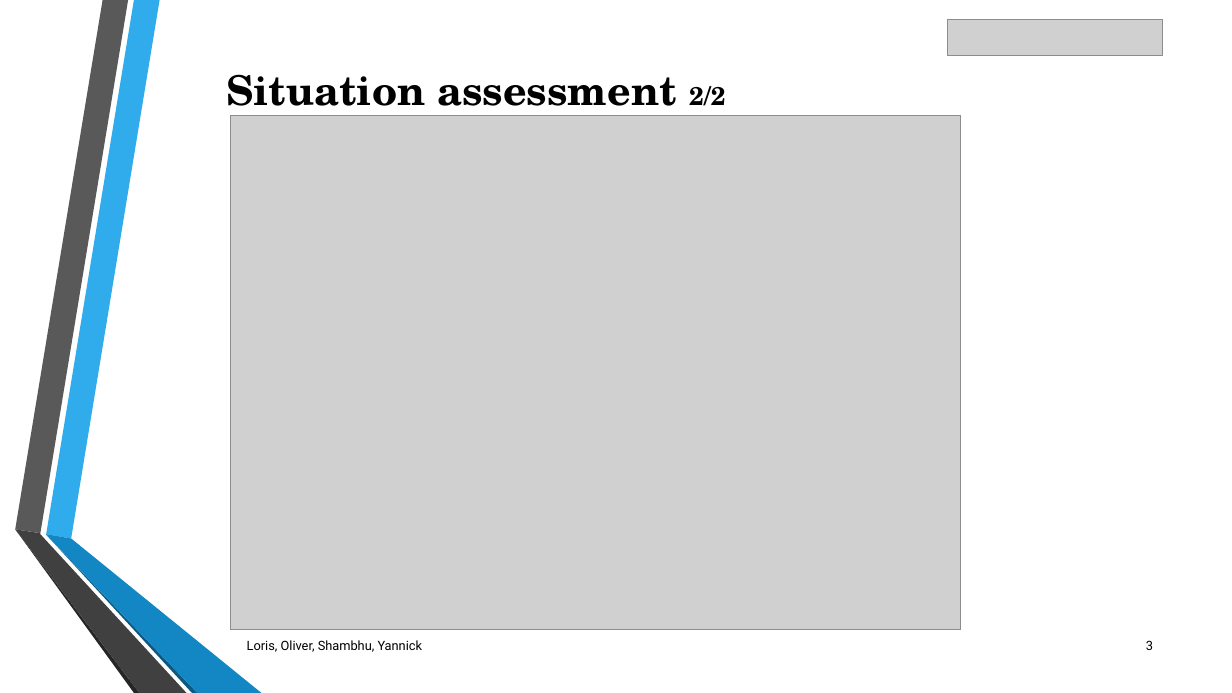
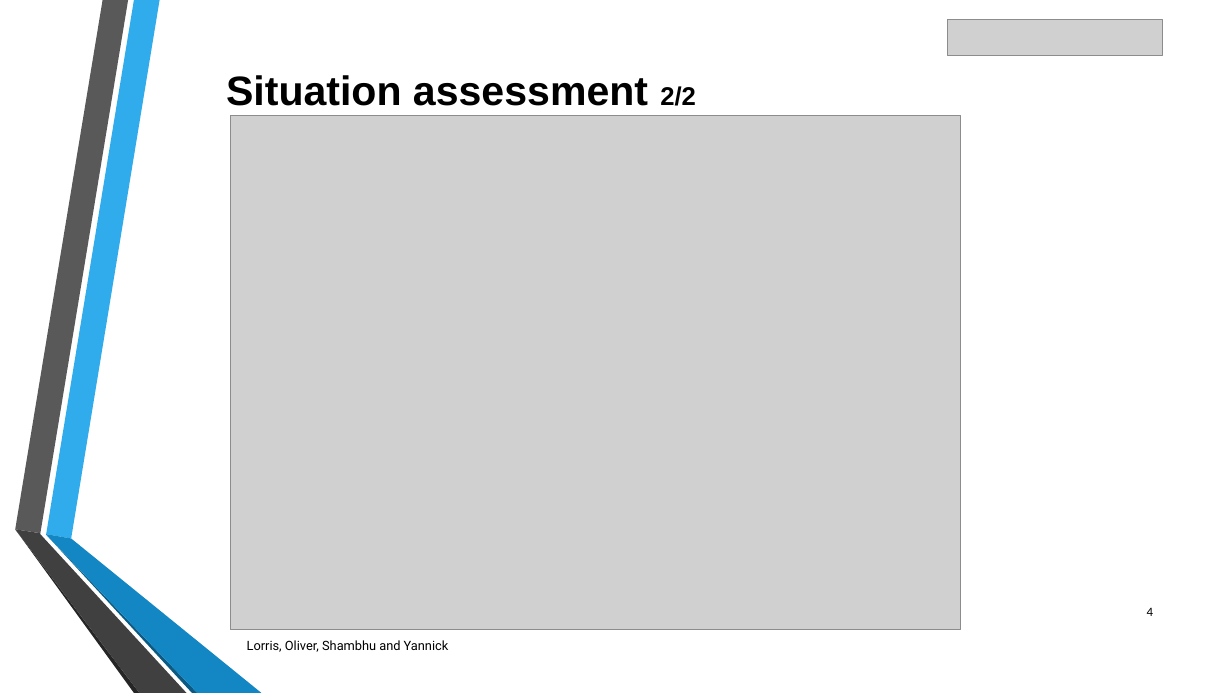
Before and after one commit to DigiBP/digibp-morcote, a slide deck: slide 4 of DBP_Morcote_CC_ClothingCompany.pptx (slide 3 before the commit). Drawn at 1232x693 pixels with LibreOffice and Linux fonts; fonts in the diff are those of the drawing; grey boxes stand for pictures. Boxes give left, top, right and bottom in pixels: in the first picture for what was removed or moved away, otherwise in the second. Text is boxed around its words. In the diff, an @@ line names an element or a change of style, - is before the commit and + after.

```diff
--- a/DBP_Morcote_CC_ClothingCompany.pptx
+++ b/DBP_Morcote_CC_ClothingCompany.pptx
@@ text "Situation assessment 2/2" at [226,75,696,106]: font TeX Gyre Schola to Arial @@
@@ page number added at [1147,608,1153,616], 10 pt, text #000000 @@
+4
@@ text at [247,640,449,652]: text changed @@
-Loris, Oliver, Shambhu, Yannick
+Lorris, Oliver, Shambhu and Yannick
@@ page number removed at [1146,640,1153,650] @@
-3
```
Also in this commit, not shown: 4 other slides changed, 3 slides added, 1 slide removed.
